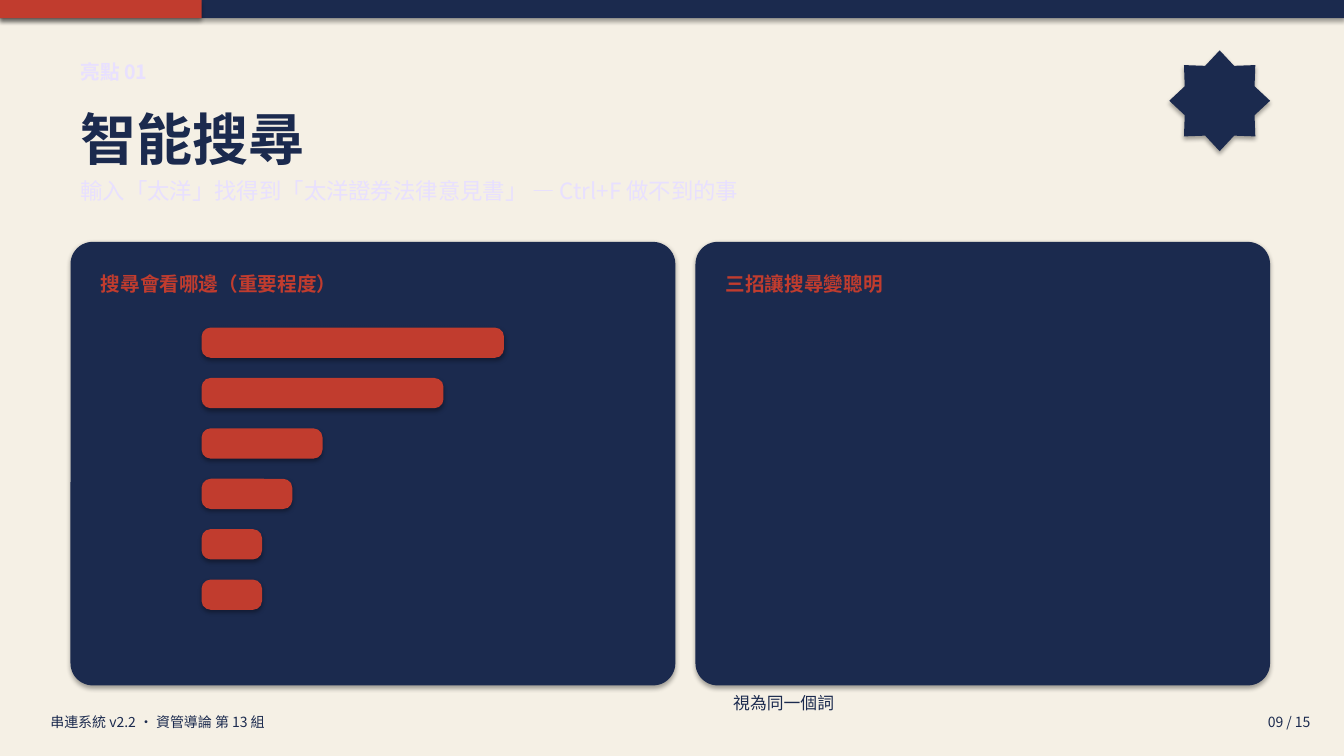
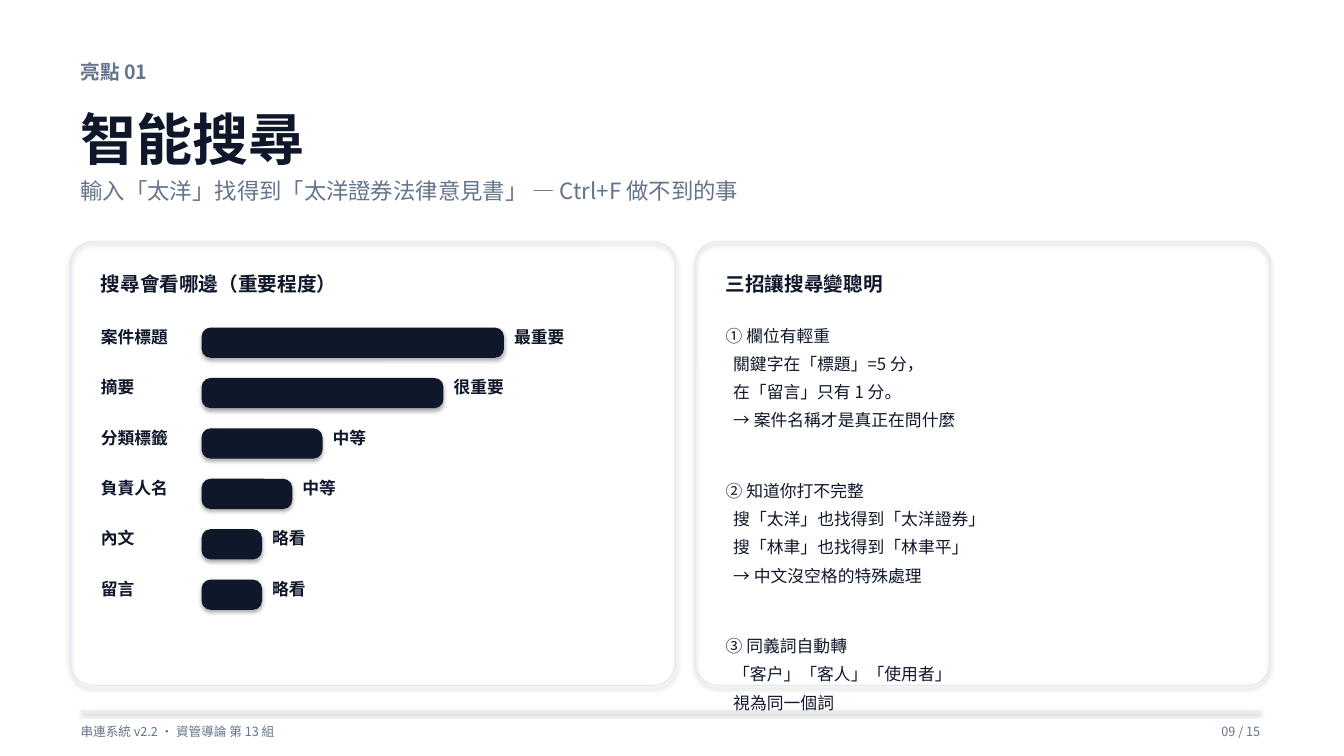
Before and after one commit to Peter2594/chuanlien-system-v2, a slide deck: slide 9 of docs/串連系統_簡報.pptx. Drawn at 1344x756 pixels with LibreOffice and Linux fonts; fonts in the diff are those of the drawing. Boxes give left, top, right and bottom in pixels: in the first picture for what was removed or moved away, otherwise in the second. Text is boxed around its words. In the diff, an @@ line names an element or a change of style, - is before the commit and + after.

```diff
--- a/docs/串連系統_簡報.pptx
+++ b/docs/串連系統_簡報.pptx
@@ rectangle at (x1=0, y1=0, x2=1344, y2=756): fill #F5F0E5 to #FFFFFF @@
@@ rectangle removed at (x1=0, y1=0, x2=202, y2=18) @@
@@ star removed at (x1=1170, y1=50, x2=1270, y2=151) @@
@@ text added at (x1=81, y1=62, x2=147, y2=81), 14 pt, text #64748B, bold @@
+亮點 01
@@ text "智能搜尋" at (x1=81, y1=112, x2=305, y2=165): text colour #1B2A4E to #0F172A @@
@@ text added at (x1=81, y1=180, x2=739, y2=201), 16 pt, text #64748B @@
+輸入「太洋」找得到「太洋證券法律意見書」 — Ctrl+F 做不到的事
@@ rounded rectangle at (x1=71, y1=242, x2=676, y2=686): fill #1B2A4E to none; outline none to #E2E8F0 0.75 pt @@
@@ text "搜尋會看哪邊（重要程度）" at (x1=101, y1=274, x2=337, y2=293): text colour #C13C2E to #0F172A @@
@@ rounded rectangle at (x1=696, y1=242, x2=1270, y2=686): fill #1B2A4E to none; outline none to #E2E8F0 0.75 pt @@
@@ text "三招讓搜尋變聰明" at (x1=726, y1=274, x2=883, y2=293): text colour #C13C2E to #0F172A @@
@@ text added at (x1=101, y1=326, x2=168, y2=348), 12 pt, text #0F172A, bold @@
+案件標題
@@ text added at (x1=514, y1=326, x2=564, y2=348), 12 pt, text #0F172A, bold @@
+最重要
@@ text "① 欄位有輕重" at (x1=726, y1=328, x2=985, y2=682): text colour #1B2A4E to #0F172A @@
@@ text added at (x1=101, y1=376, x2=135, y2=398), 12 pt, text #0F172A, bold @@
+摘要
@@ text added at (x1=454, y1=376, x2=504, y2=398), 12 pt, text #0F172A, bold @@
+很重要
@@ text added at (x1=101, y1=427, x2=168, y2=449), 12 pt, text #0F172A, bold @@
+分類標籤
@@ text added at (x1=333, y1=429, x2=367, y2=446), 12 pt, text #0F172A, bold @@
+中等
@@ text added at (x1=101, y1=479, x2=168, y2=496), 12 pt, text #0F172A, bold @@
+負責人名
@@ text added at (x1=302, y1=479, x2=336, y2=496), 12 pt, text #0F172A, bold @@
+中等
@@ text added at (x1=101, y1=529, x2=135, y2=546), 12 pt, text #0F172A, bold @@
+內文
@@ text added at (x1=272, y1=527, x2=306, y2=549), 12 pt, text #0F172A, bold @@
+略看
@@ text added at (x1=101, y1=580, x2=135, y2=597), 12 pt, text #0F172A, bold @@
+留言
@@ fill #C13C2E to #0F172A in 6 elements at (x1=202, y1=328, x2=504, y2=358), (x1=202, y1=378, x2=444, y2=408), (x1=202, y1=429, x2=323, y2=459), (x1=202, y1=479, x2=292, y2=509), (x1=202, y1=529, x2=262, y2=560), (x1=202, y1=580, x2=262, y2=610) @@
@@ text added at (x1=272, y1=578, x2=306, y2=600), 12 pt, text #0F172A, bold @@
+略看
@@ rectangle resized from (x1=0, y1=0, x2=1344, y2=18) to (x1=81, y1=711, x2=1260, y2=712) @@
@@ rectangle at (x1=81, y1=711, x2=1260, y2=712): fill #1B2A4E to #E2E8F0 @@
@@ text "串連系統 v2.2 · 資管導論 第 ..." moved from (x1=50, y1=715, x2=265, y2=728) to (x1=81, y1=725, x2=275, y2=737) @@
@@ text "串連系統 v2.2 · 資管導論 第 ..." at (x1=81, y1=725, x2=275, y2=737): size 10 to 9 pt, text colour #1B2A4E to #64748B @@
@@ text "09 / 15" at (x1=1221, y1=726, x2=1260, y2=736): size 10 to 9 pt, text colour #1B2A4E to #64748B @@
@@ text "09 / 15" moved from (x1=1268, y1=716, x2=1311, y2=727) to (x1=1221, y1=726, x2=1260, y2=736) @@
```
Also in this commit, not shown: 14 other slides changed, 1 other file.
